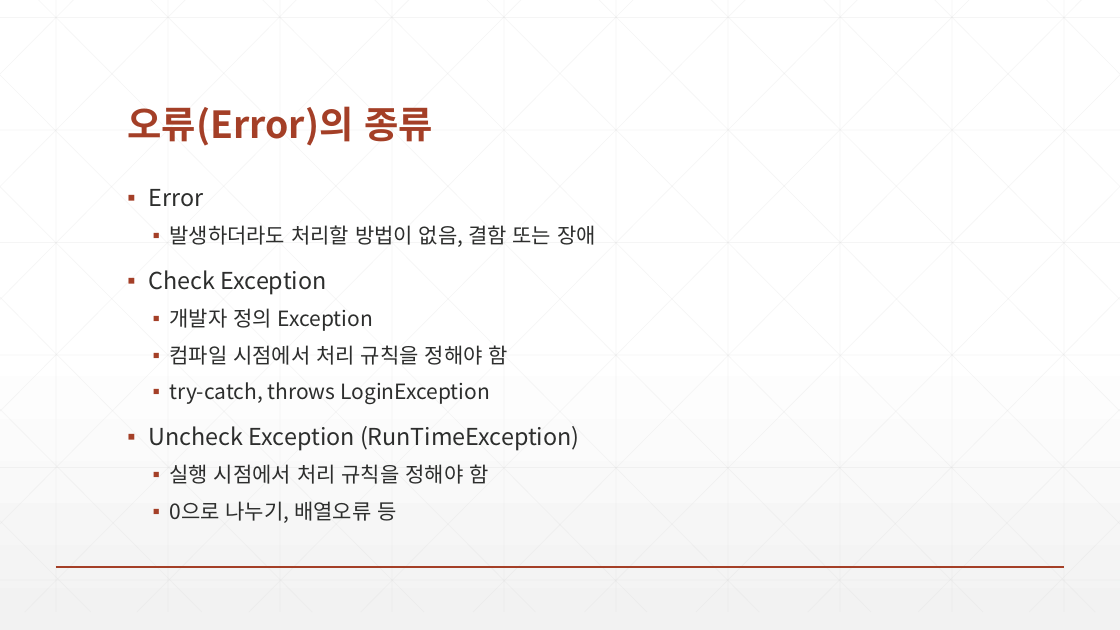
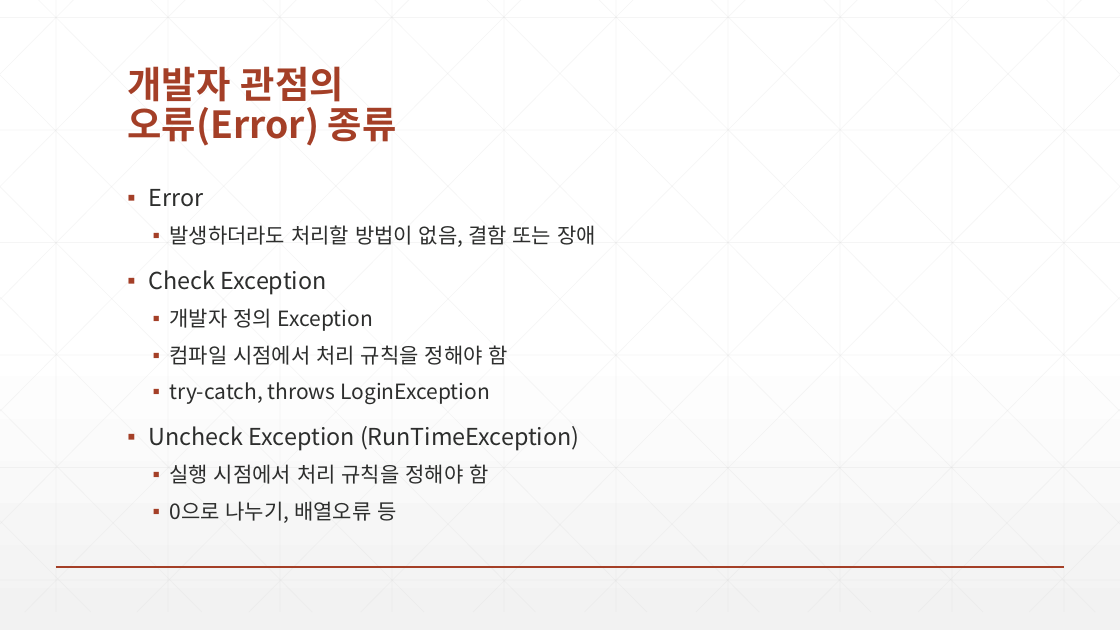
Before and after one commit to zeroshift01/code5, a slide deck: slide 2 of inflearn05/doc/5(심화) 오류가 발생했을때 사용자와 개발자는 서로 다른 정보가 필요합니다..pptx. Drawn at 1120x630 pixels with LibreOffice and Linux fonts; fonts in the diff are those of the drawing. Boxes give left, top, right and bottom in pixels: in the first picture for what was removed or moved away, otherwise in the second. Text is boxed around its words. In the diff, an @@ line names an element or a change of style, - is before the commit and + after.

```diff
--- a/inflearn05/doc/5(심화) 오류가 발생했을때 사용자와 개발자는 서로 다른 정보가 필요합니다..pptx
+++ b/inflearn05/doc/5(심화) 오류가 발생했을때 사용자와 개발자는 서로 다른 정보가 필요합니다..pptx
@@ title at (x1=127, y1=66, x2=397, y2=146): text changed @@
-오류(Error)의 종류
+개발자 관점의
+오류(Error) 종류
```
Also in this commit, not shown: 2 other slides changed, 1 other file.
